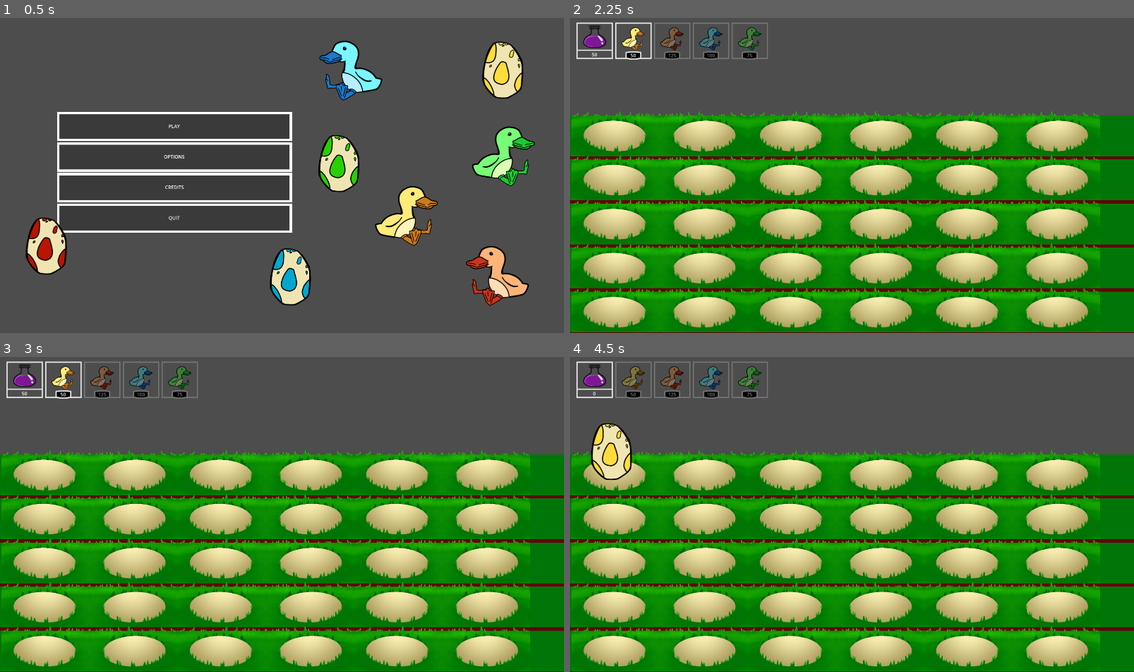
Above: before the commit, frames 1-4 (two rows, left to right).
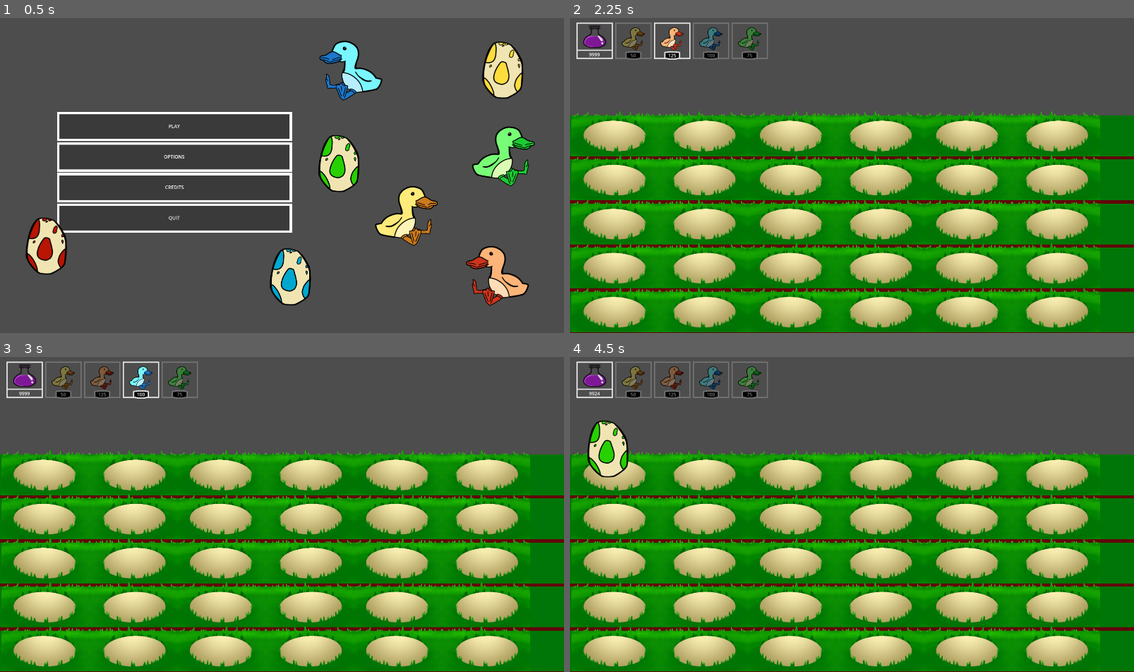
Above: after the commit, the same moments.

Repository: ImOutOfBounds/tower-defense
Game: Godot game, scene res://scenes/ui/MainMenu.tscn
Same seed, same stepped clock (60 frames per second), same inputs: the game is played once before the commit and once after it.
Inputs (mouse positions are in pixels of both pictures, inside the frame that each line leads up to):
- Up to frame 1 (0.5 s): no input
- Up to frame 2 (2.25 s): click "PLAY" at 0.5 s; tap Enter at 1.25 s; move the mouse to (632, 40) at 1.27 s; click (632, 40) at 1.42 s; tap Space at 2 s; move the mouse to (671, 40) at 2.02 s; click (671, 40) at 2.17 s
- Up to frame 3 (3 s): tap Enter at 2.75 s; move the mouse to (141, 379) at 2.77 s; click (141, 379) at 2.92 s
- Up to frame 4 (4.5 s): tap Space at 3.5 s; move the mouse to (750, 379) at 3.52 s; click (750, 379) at 3.67 s; tap Enter at 4.25 s; move the mouse to (615, 473) at 4.27 s; click (615, 473) at 4.42 s

Frame 1 is identical in both runs. In frame 2, 0.6% of the frame differs, in the area x 3-22%, y 1-14%; in frame 3, 0.6%; in frame 4, 0.9%, in the area x 3-12%, y 10-40%.

Commit message:
adicionando hitbox nos outros patos

Diff:
--- a/scenes/torret/duck1.tscn
+++ b/scenes/torret/duck1.tscn
@@ -11,7 +11,7 @@
 [sub_resource type="RectangleShape2D" id="RectangleShape2D_rafnj"]
 size = Vector2(15, 104)
 
-[node name="Torret1" type="StaticBody2D"]
+[node name="Duck1" type="StaticBody2D"]
 z_index = 1
 script = ExtResource("1_h7ilt")
 data = ExtResource("2_jyth8")
--- a/scenes/torret/duck2.tscn
+++ b/scenes/torret/duck2.tscn
@@ -6,10 +6,27 @@
 [ext_resource type="PackedScene" uid="uid://daabpjdihowwe" path="res://scenes/torret/egg.tscn" id="4_almwr"]
 [ext_resource type="Texture2D" uid="uid://3oxenb8l02nx" path="res://sprites/1000074741.png" id="5_3q7d8"]
 
-[node name="Torret1" type="Node2D"]
+[sub_resource type="RectangleShape2D" id="RectangleShape2D_cyin0"]
+size = Vector2(43, 105)
+
+[sub_resource type="RectangleShape2D" id="RectangleShape2D_x25kr"]
+size = Vector2(15, 104)
+
+[node name="Duck2" type="StaticBody2D"]
 z_index = 1
 script = ExtResource("1_3nruu")
 data = ExtResource("2_gtyn4")
+
+[node name="CollisionShape2D" type="CollisionShape2D" parent="."]
+position = Vector2(203.5, 28.5)
+shape = SubResource("RectangleShape2D_cyin0")
+
+[node name="Hitbox" type="Area2D" parent="."]
+collision_mask = 2
+
+[node name="CollisionShape2D2" type="CollisionShape2D" parent="Hitbox"]
+position = Vector2(234.5, 29)
+shape = SubResource("RectangleShape2D_x25kr")
 
 [node name="Aim" type="Marker2D" parent="."]
 position = Vector2(230, -30)
@@ -28,5 +45,6 @@
 position = Vector2(154, 2)
 texture = ExtResource("5_3q7d8")
 
+[connection signal="body_entered" from="Hitbox" to="." method="_on_hitbox_body_entered"]
 [connection signal="timeout" from="Timer" to="." method="_on_timer_timeout"]
 [connection signal="cracked" from="Egg" to="." method="_on_egg_cracked"]
--- a/scenes/torret/duck3.tscn
+++ b/scenes/torret/duck3.tscn
@@ -6,10 +6,27 @@
 [ext_resource type="PackedScene" uid="uid://daabpjdihowwe" path="res://scenes/torret/egg.tscn" id="4_a5db4"]
 [ext_resource type="Texture2D" uid="uid://c0n5ii4yd5sil" path="res://sprites/1000074737.png" id="5_rw7je"]
 
-[node name="Torret1" type="Node2D"]
+[sub_resource type="RectangleShape2D" id="RectangleShape2D_jjf5a"]
+size = Vector2(43, 105)
+
+[sub_resource type="RectangleShape2D" id="RectangleShape2D_8sn30"]
+size = Vector2(15, 104)
+
+[node name="Duck3" type="StaticBody2D"]
 z_index = 1
 script = ExtResource("1_6747l")
 data = ExtResource("2_kgnyk")
+
+[node name="CollisionShape2D" type="CollisionShape2D" parent="."]
+position = Vector2(203.5, 28.5)
+shape = SubResource("RectangleShape2D_jjf5a")
+
+[node name="Hitbox" type="Area2D" parent="."]
+collision_mask = 2
+
+[node name="CollisionShape2D2" type="CollisionShape2D" parent="Hitbox"]
+position = Vector2(234.5, 29)
+shape = SubResource("RectangleShape2D_8sn30")
 
 [node name="Aim" type="Marker2D" parent="."]
 position = Vector2(230, -30)
@@ -28,5 +45,6 @@
 position = Vector2(148, -5)
 texture = ExtResource("5_rw7je")
 
+[connection signal="body_entered" from="Hitbox" to="." method="_on_hitbox_body_entered"]
 [connection signal="timeout" from="Timer" to="." method="_on_timer_timeout"]
 [connection signal="cracked" from="Egg" to="." method="_on_egg_cracked"]
--- a/scenes/torret/duck4.tscn
+++ b/scenes/torret/duck4.tscn
@@ -6,10 +6,27 @@
 [ext_resource type="PackedScene" uid="uid://daabpjdihowwe" path="res://scenes/torret/egg.tscn" id="4_vn6tn"]
 [ext_resource type="Texture2D" uid="uid://xqovwvj210mn" path="res://sprites/1000074745.png" id="5_j0rki"]
 
-[node name="Torret1" type="Node2D"]
+[sub_resource type="RectangleShape2D" id="RectangleShape2D_oohii"]
+size = Vector2(43, 105)
+
+[sub_resource type="RectangleShape2D" id="RectangleShape2D_j5xuc"]
+size = Vector2(15, 104)
+
+[node name="Duck4" type="StaticBody2D"]
 z_index = 1
 script = ExtResource("1_k6s72")
 data = ExtResource("2_n05p5")
+
+[node name="CollisionShape2D" type="CollisionShape2D" parent="."]
+position = Vector2(203.5, 28.5)
+shape = SubResource("RectangleShape2D_oohii")
+
+[node name="Hitbox" type="Area2D" parent="."]
+collision_mask = 2
+
+[node name="CollisionShape2D2" type="CollisionShape2D" parent="Hitbox"]
+position = Vector2(234.5, 29)
+shape = SubResource("RectangleShape2D_j5xuc")
 
 [node name="Aim" type="Marker2D" parent="."]
 position = Vector2(230, -30)
@@ -28,5 +45,6 @@
 position = Vector2(141, -7)
 texture = ExtResource("5_j0rki")
 
+[connection signal="body_entered" from="Hitbox" to="." method="_on_hitbox_body_entered"]
 [connection signal="timeout" from="Timer" to="." method="_on_timer_timeout"]
 [connection signal="cracked" from="Egg" to="." method="_on_egg_cracked"]
--- a/scripts/Global.gd
+++ b/scripts/Global.gd
@@ -2,4 +2,4 @@
 
 
 var currentDuck = 0
-var nrg =  50
+var nrg =  9999
Not shown: 1 places in scenes/torret/duck2.tscn that only renumber resources
Not shown: 1 places in scenes/torret/duck3.tscn that only renumber resources
Not shown: 1 places in scenes/torret/duck4.tscn that only renumber resources
